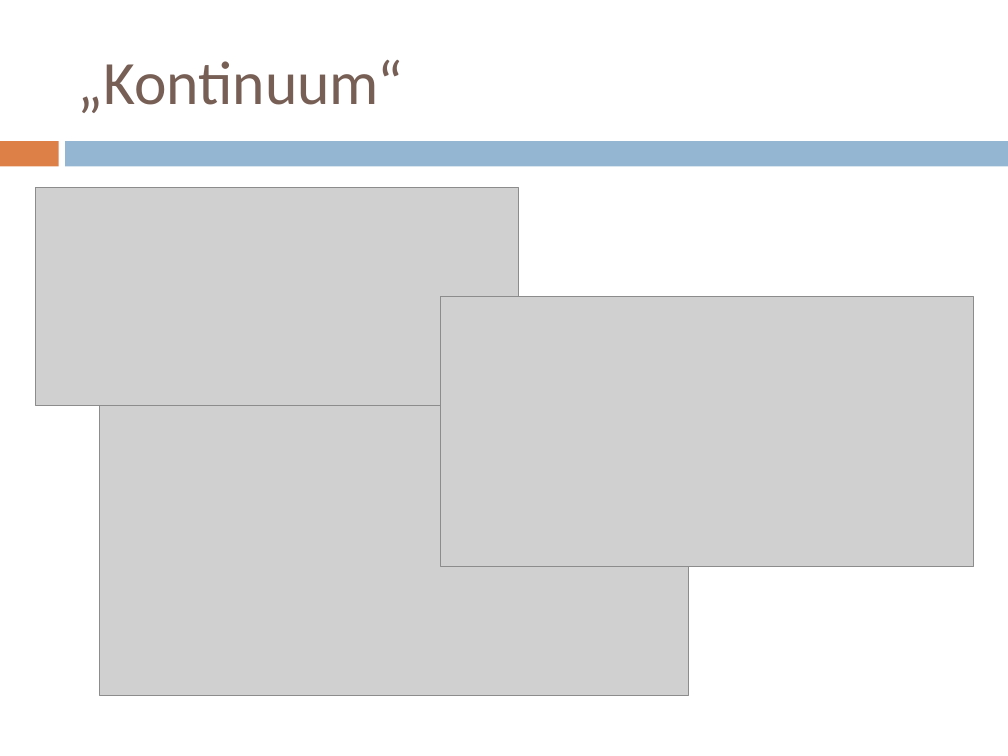
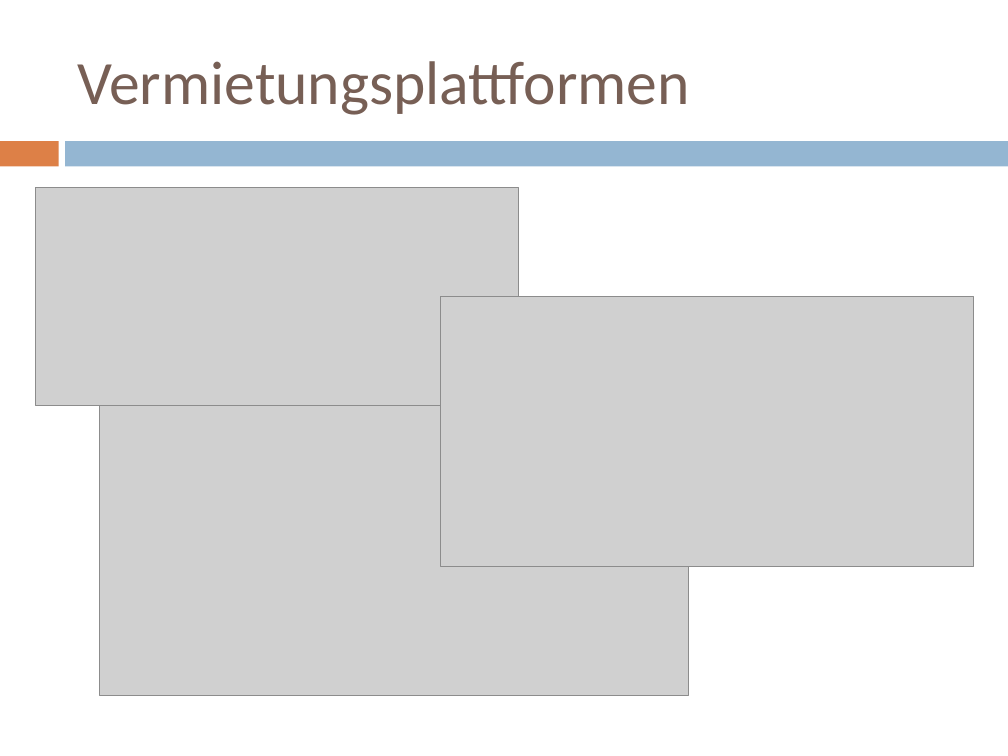
Before and after one commit to Team-Edge/NewsFeed, a slide deck: slide 2 of Statusreport.pptx. Drawn at 1008x756 pixels with LibreOffice and Linux fonts; fonts in the diff are those of the drawing; grey boxes stand for pictures. Boxes give left, top, right and bottom in pixels: in the first picture for what was removed or moved away, otherwise in the second. Text is boxed around its words. In the diff, an @@ line names an element or a change of style, - is before the commit and + after.

```diff
--- a/Statusreport.pptx
+++ b/Statusreport.pptx
@@ title at box(77, 61, 689, 115): text changed @@
-„Kontinuum“
+Vermietungsplattformen
```
Also in this commit, not shown: 1 other slide changed, 1 slide added, 1 slide removed.
